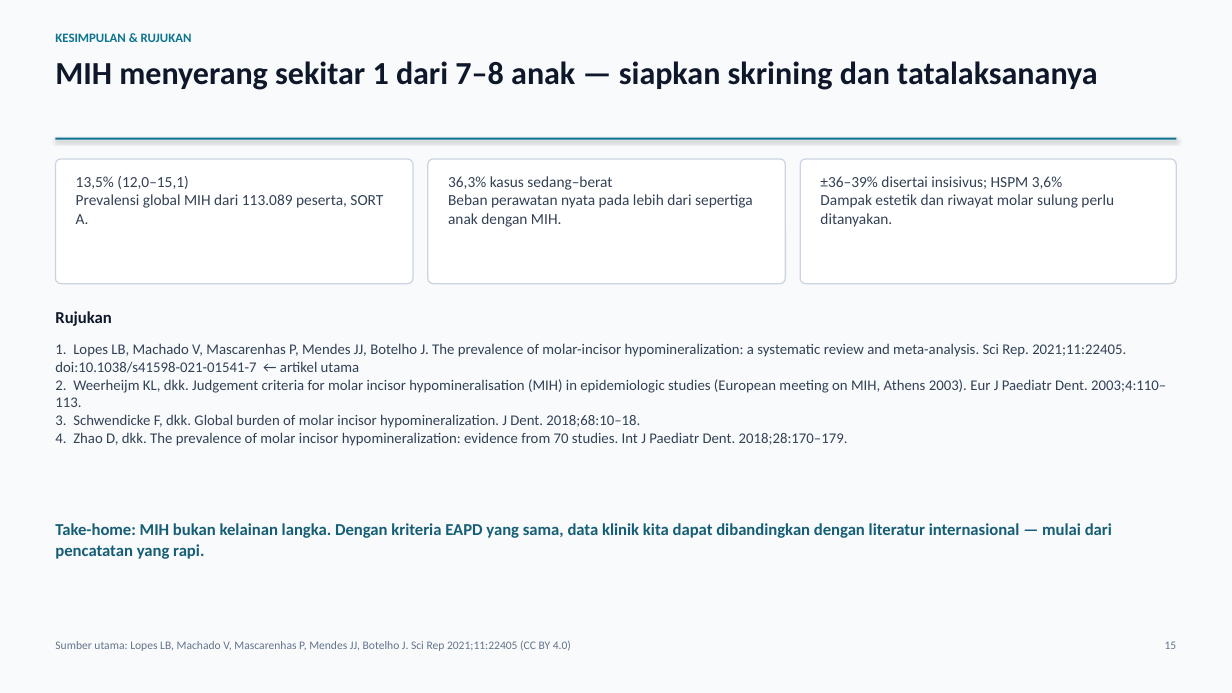
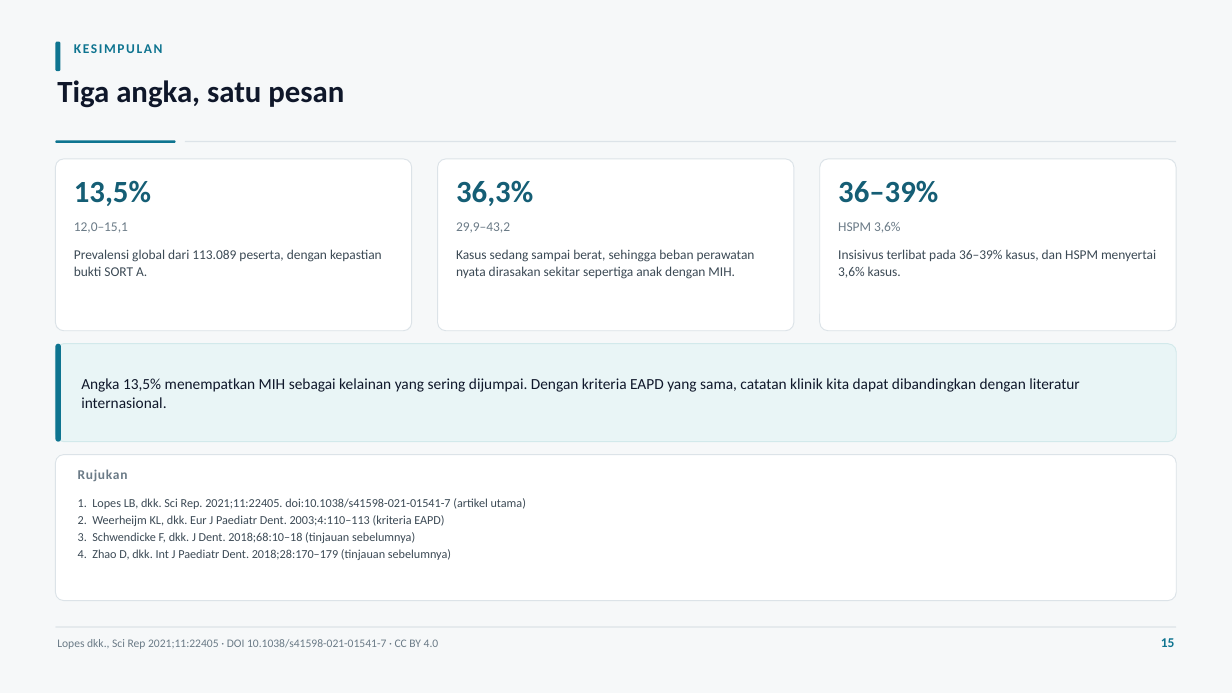
Before and after one commit to maskchanel14-source/agents, a slide deck: slide 15 of research/pediatric-dentistry-2021-2026/deck-mih-lopes-2021/Presentasi-Jurnal-MIH-Lopes-2021.pptx. Drawn at 1232x693 pixels with LibreOffice and Linux fonts; fonts in the diff are those of the drawing. Boxes give left, top, right and bottom in pixels: in the first picture for what was removed or moved away, otherwise in the second. Text is boxed around its words. In the diff, an @@ line names an element or a change of style, - is before the commit and + after.

```diff
--- a/research/pediatric-dentistry-2021-2026/deck-mih-lopes-2021/Presentasi-Jurnal-MIH-Lopes-2021.pptx
+++ b/research/pediatric-dentistry-2021-2026/deck-mih-lopes-2021/Presentasi-Jurnal-MIH-Lopes-2021.pptx
@@ rectangle at (0,0,1232,693): fill #F8FAFC to #F6F8F9 @@
@@ rounded rectangle added at (55,42,61,71), fill #0E7490 @@
@@ text at (74,44,163,53): text changed; size 10 to 10.5 pt @@
-KESIMPULAN & RUJUKAN
+KESIMPULAN
@@ text removed at (55,61,1097,90) @@
-MIH menyerang sekitar 1 dari 7–8 anak — siapkan skrining dan tatalaksananya
@@ text added at (57,80,344,108), 24 pt, text #0F172A, bold @@
+Tiga angka, satu pesan
@@ line removed from (55, 139) to (1177, 139) @@
@@ rounded rectangle added at (55,140,176,143), fill #0E7490 @@
@@ rounded rectangle added at (185,140,1177,141), fill #DCE3E8 @@
@@ rounded rectangle: place and size @@
-rounded rectangle at (55,159,413,284)
+rounded rectangle at (55,159,412,331)
@@ rounded rectangle: place and size @@
-rounded rectangle at (428,159,786,284)
+rounded rectangle at (438,159,795,331)
@@ outline #CBD5E1 1 pt to #DCE3E8 0.75 pt; proportions changed in 3 elements at (55,159,412,331), (438,159,795,331), (820,159,1177,331) @@
@@ rounded rectangle: place and size @@
-rounded rectangle at (800,159,1177,284)
+rounded rectangle at (820,159,1177,331)
@@ text added at (74,180,151,206), 24 pt, text #155E75, bold @@
+13,5%
@@ text added at (456,180,533,206), 24 pt, text #155E75, bold @@
+36,3%
@@ text added at (838,180,938,203), 24 pt, text #155E75, bold @@
+36–39%
@@ text added at (74,222,128,233), 10.5 pt, text #6B7B87 @@
+12,0–15,1
@@ text added at (456,222,510,232), 10.5 pt, text #6B7B87 @@
+29,9–43,2
@@ text at (838,222,901,232): text changed; size 12 to 10.5 pt; text colour #334155 to #6B7B87 @@
-±36–39% disertai insisivus; HSPM 3,6%
-Dampak estetik dan riwayat molar sulung perlu ditanyakan.
+HSPM 3,6%
@@ text at (74,249,382,276): text changed; size 12 to 10.5 pt; text colour #334155 to #3C4A55 @@
-13,5% (12,0–15,1)
-Prevalensi global MIH dari 113.089 peserta, SORT A.
+Prevalensi global dari 113.089 peserta, dengan kepastian bukti SORT A.
@@ text at (456,249,755,279): text changed; size 12 to 10.5 pt; text colour #334155 to #3C4A55 @@
-36,3% kasus sedang–berat
-Beban perawatan nyata pada lebih dari sepertiga anak dengan MIH.
+Kasus sedang sampai berat, sehingga beban perawatan nyata dirasakan sekitar sepertiga anak dengan MIH.
@@ text added at (838,249,1156,278), 10.5 pt, text #3C4A55 @@
+Insisivus terlibat pada 36–39% kasus, dan HSPM menyertai 3,6% kasus.
@@ rounded rectangle added at (55,344,1177,442), fill #E9F5F6, outline #D2E9EB 0.75 pt @@
@@ rounded rectangle added at (55,344,61,442), fill #0E7490 @@
@@ text "Angka 13,5% menempatkan MIH sebagai ..." at (81,378,1080,408): vertical alignment top to middle @@
@@ text at (81,378,1080,408): text changed; size 13 to 12 pt; text colour #155E75 to #0F172A; bold off @@
-Take-home: MIH bukan kelainan langka. Dengan kriteria EAPD yang sama, data klinik kita dapat dibandingkan dengan literatur internasional — mulai dari pencatatan yang rapi.
+Angka 13,5% menempatkan MIH sebagai kelainan yang sering dijumpai. Dengan kriteria EAPD yang sama, catatan klinik kita dapat dibandingkan dengan literatur internasional.
@@ rounded rectangle added at (55,455,1177,601), fill #FFFFFF, outline #DCE3E8 0.75 pt @@
@@ text "Rujukan": place and size @@
-text "Rujukan" at (55,311,111,326)
+text "Rujukan" at (78,469,128,481)
@@ text "Rujukan" at (78,469,128,481): size 13 to 10.5 pt, text colour #0F172A to #6B7B87, letter spacing 0 to 0.6 pt @@
@@ text at (78,498,526,560): text changed; size 11.5 to 9.5 pt; text colour #334155 to #3C4A55 @@
-1. Lopes LB, Machado V, Mascarenhas P, Mendes JJ, Botelho J. The prevalence of molar-incisor hypomineralization: a systematic review and meta-analysis. Sci Rep. 2021;11:22405. doi:10.1038/s41598-021-01541-7 ← artikel utama
-2. Weerheijm KL, dkk. Judgement criteria for molar incisor hypomineralisation (MIH) in epidemiologic studies (European meeting on MIH, Athens 2003). Eur J Paediatr Dent. 2003;4:110–113.
-3. Schwendicke F, dkk. Global burden of molar incisor hypomineralization. J Dent. 2018;68:10–18.
-4. Zhao D, dkk. The prevalence of molar incisor hypomineralization: evidence from 70 studies. Int J Paediatr Dent. 2018;28:170–179.
+1. Lopes LB, dkk. Sci Rep. 2021;11:22405. doi:10.1038/s41598-021-01541-7 (artikel utama)
+2. Weerheijm KL, dkk. Eur J Paediatr Dent. 2003;4:110–113 (kriteria EAPD)
+3. Schwendicke F, dkk. J Dent. 2018;68:10–18 (tinjauan sebelumnya)
+4. Zhao D, dkk. Int J Paediatr Dent. 2018;28:170–179 (tinjauan sebelumnya)
@@ rounded rectangle added at (55,627,1177,628), fill #DCE3E8 @@
@@ text at (57,639,439,649): text changed; text colour #64748B to #6B7B87 @@
-Sumber utama: Lopes LB, Machado V, Mascarenhas P, Mendes JJ, Botelho J. Sci Rep 2021;11:22405 (CC BY 4.0)
+Lopes dkk., Sci Rep 2021;11:22405 · DOI 10.1038/s41598-021-01541-7 · CC BY 4.0
@@ text "15" at (1161,638,1175,647): size 9 to 10.5 pt, text colour #64748B to #0E7490, bold on @@
```
Also in this commit, not shown: 12 other slides changed, 2 slides added, 2 slides removed, 28 other files.
